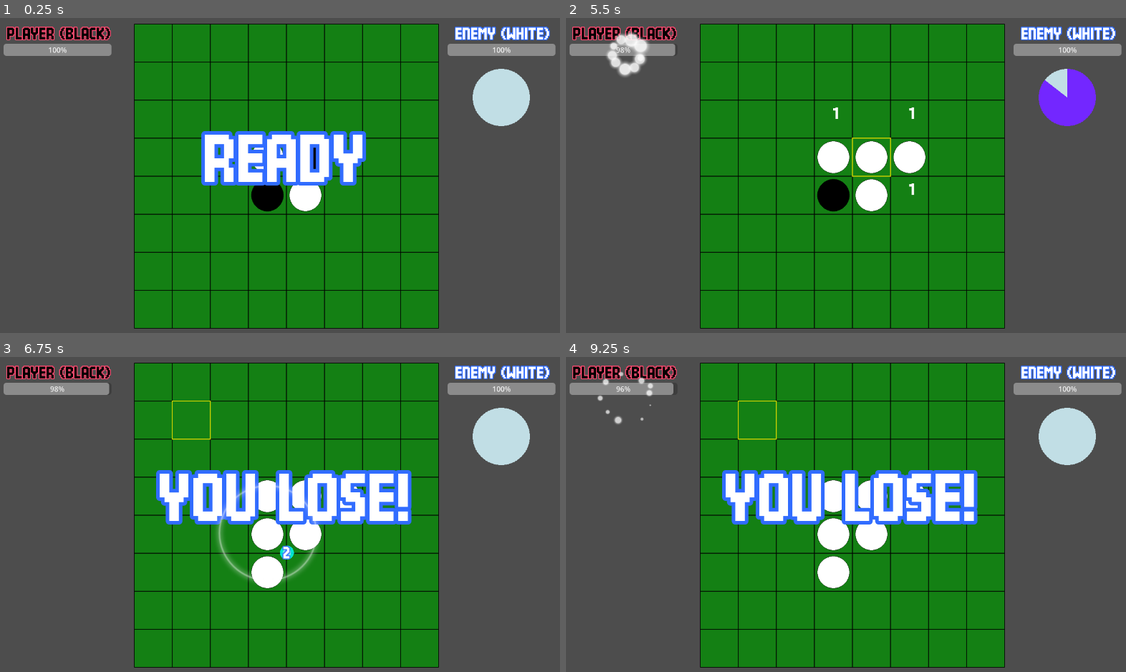
Above: before the commit, frames 1-4 (two rows, left to right).
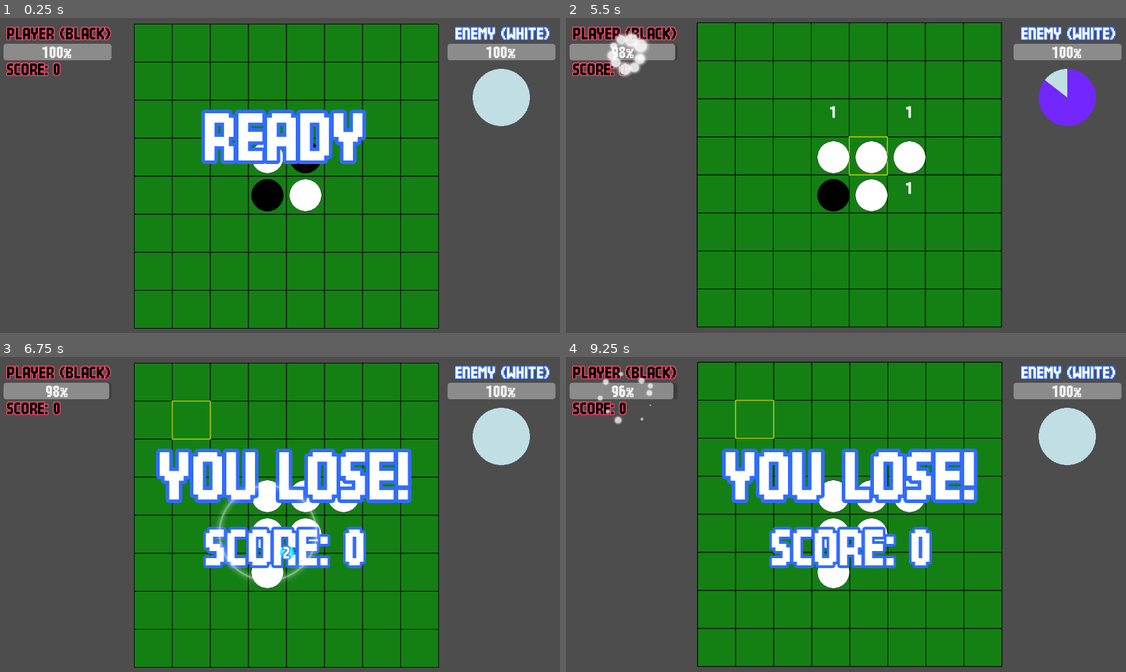
Above: after the commit, the same moments.

Repository: syun77/gd_realtime_reversi
Game: Godot game, scene res://src/scenes/Main.tscn
Two runs of this game, one before a commit and one after it. Both use one fixed random seed, a clock stepped at 60 frames per second and the inputs below.
Inputs (mouse positions are in pixels of both pictures, inside the frame that each line leads up to):
- Up to frame 1 (0.25 s): no input
- Up to frame 2 (5.5 s): tap Enter at 0.5 s; move the mouse to (980, 159) at 0.52 s; click (980, 159) at 0.6 s; move the mouse to (739, 191) at 1.27 s; click (739, 191) at 1.35 s; move the mouse to (907, 106) at 2.02 s; click (907, 106) at 2.1 s; move the mouse to (823, 241) at 2.77 s; click (823, 241) at 2.85 s; move the mouse to (1025, 225) at 3.52 s; click (1025, 225) at 3.6 s; move the mouse to (678, 128) at 4.27 s; click (678, 128) at 4.35 s; move the mouse to (879, 175) at 5.02 s; click (879, 175) at 5.1 s
- Up to frame 3 (6.75 s): move the mouse to (201, 435) at 5.77 s; click (201, 435) at 5.85 s; move the mouse to (414, 498) at 6.52 s; click (414, 498) at 6.6 s
- Up to frame 4 (9.25 s): move the mouse to (739, 530) at 7.27 s; click (739, 530) at 7.35 s; move the mouse to (907, 445) at 8.02 s; click (907, 445) at 8.1 s; move the mouse to (823, 580) at 8.77 s; click (823, 580) at 8.85 s

The runs differ from the first frame. In frame 1, 6.0% of the frame differs, in the area x 0-100%, y 9-54%; in frame 2, 8.8%; in frame 3, 11%; in frame 4, 16%, in the area x 0-100%, y 1-99%.

Commit message:
画面揺れを実装

Diff:
--- /dev/null
+++ b/gd-realtime-reversi/assets/fonts/new_label_settings_o6.tres
@@ -0,0 +1,9 @@
+[gd_resource type="LabelSettings" format=3 uid="uid://mmn4wwl2s8a"]
+
+[ext_resource type="FontFile" uid="uid://dvyg2kq2u0n3i" path="res://assets/fonts/x8y12pxDenkiChip.ttf" id="1_so3q3"]
+
+[resource]
+font = ExtResource("1_so3q3")
+font_size = 96
+outline_size = 24
+outline_color = Color(0.19236407, 0.42222854, 1, 1)
--- /dev/null
+++ b/gd-realtime-reversi/assets/fonts/progress_bar_settings.tres
@@ -0,0 +1,7 @@
+[gd_resource type="Theme" format=3 uid="uid://n8lkmxcv2amy"]
+
+[ext_resource type="FontFile" uid="uid://dvyg2kq2u0n3i" path="res://assets/fonts/x8y12pxDenkiChip.ttf" id="1_ide6m"]
+
+[resource]
+default_font = ExtResource("1_ide6m")
+default_font_size = 32
--- a/gd-realtime-reversi/src/scenes/Main.gd
+++ b/gd-realtime-reversi/src/scenes/Main.gd
@@ -2,9 +2,12 @@
 # ================================================
 # メインシーン.
 # ================================================
+class_name MainScene
+
 const TYPE_PLAYER := Disc.eType.BLACK # プレイヤーの石の種類.
 const TYPE_ENEMY := Disc.eType.WHITE # 敵の石の種類.
 const ENERGY_BALL_OBJ = preload("res://src/objects/EnergyBall.tscn") # エネルギーボールのシーン.
+const TIMER_SHAKE := 1.0 # 画面揺れ時間 (秒).
 
 # 状態.
 enum eState {
@@ -27,12 +30,27 @@
 @onready var _player_marker := %PlayerMarker # プレイヤーのHPマーカー (ユニークIDアクセスなのでこの記述で問題ない).
 @onready var _enemy_marker := %EnemyMarker # 敵のHPマーカー (ユニークIDアクセスなのでこの記述で問題ない).
 @onready var _label_caption := %LabelCaption # キャプションラベル (ユニークIDアクセスなのでこの記述で問題ない).
+@onready var _label_caption2 := %LabelCaption2 # キャプション2ラベル (ユニークIDアクセスなのでこの記述で問題ない).
+@onready var _player_score := %PlayerScore # プレイヤーのスコア表示 (ユニークIDアクセスなのでこの記述で問題ない).
+@onready var _btn_backtotitle := %BtnBackToTitle # タイトルに戻るボタン (ユニークIDアクセスなのでこの記述で問題ない).
+@onready var _enemy_uis:Node2D = %EnemyUIs # 敵のUI群 (ユニークIDアクセスなのでこの記述で問題ない).
+@onready var _camera := $Camera2D # カメラ.
 
 var _state := StateObj.new() # 状態オブジェクト.
 var _enemy_place_pos := Vector2i.ZERO
+var _score:int = 0 # スコア.
+var _enemy_uids_position:Vector2 # 敵のUI群の初期位置.
+
+# 揺れパラメータ.
+var _player_hit_shake_value:float = 0.0 # プレイヤーのヒットエフェクトの揺れ値.
+var _enemy_hit_shake_value:float = 0.0 # 敵のヒットエフェクトの揺れ値.
+var _player_hit_shake_timer:float = 0.0 # ヒットエフェクトの画面揺れ用タイマー.
+var _enemy_hit_shake_timer:float = 0.0 # ヒットエフェクトの画面揺れ用タイマー.
 
 # 開始.
 func _ready() -> void:
+	_enemy_uids_position = _enemy_uis.position # 敵のUI群の初期位置を保存.
+
 	# ゲームの初期化.
 	Common.init_game()
 
@@ -43,6 +61,9 @@
 		"particle": _particle_layer,
 		"energy": _energy_layer,
 	})
+	# Mainシーンの参照を登録.
+	Common.register_main(self)
+
 	# 盤面の登録.
 	Common.register_board(_board)
 
@@ -56,6 +77,7 @@
 
 # UIの初期化.
 func _init_ui() -> void:
+	_label_caption2.visible = false # リザルト用スコアは非表示.
 	_update_ui()
 
 # 更新.
@@ -77,6 +99,7 @@
 			# ゲーム終了の処理.
 			_update_game_end(delta)
 
+	_update_shake(delta) # 画面揺れの更新.
 	_update_ui() # UIの更新.
 
 # 更新 > 開始演出.
@@ -138,6 +161,7 @@
 		for pos2 in list:
 			_board.place_disc(pos2, TYPE_PLAYER, true) # 石を配置（ひっくり返す）
 		var damage = _board.get_last_damage() # ひっくり返した石の数からダメージを計算.
+		_score += damage # スコアにダメージを加算.
 		add_energy_ball(pos, TYPE_PLAYER, damage) # エネルギーボールを追加.
 
 		_update_hint() # ヒントの更新.
@@ -191,16 +215,31 @@
 func _update_game_end(_delta:float) -> void:
 	if _state.is_first():
 		# ゲーム終了時の処理.
-		var player_hp = Common.get_player_hp()
-		var enemy_hp = Common.get_enemy_hp()
-		var win = player_hp > enemy_hp
-		if player_hp == enemy_hp:
-			_label_caption.text = "DRAW!"
-		elif win == false:
+		# まずはコマの数を見る.
+		var cnt_player = _board.count_if(TYPE_PLAYER)
+		var cnt_enemy = _board.count_if(TYPE_ENEMY)
+		if cnt_player == 0:
 			_label_caption.text = "YOU LOSE!"
+		elif cnt_enemy == 0:
+			_label_caption.text = "YOU WIN!"
 		else:
-			_label_caption.text = "YOU WIN!"
+			# HPで判定.
+			var player_hp = Common.get_player_hp()
+			var enemy_hp = Common.get_enemy_hp()
+			if player_hp == enemy_hp:
+				# HPも同じなら引き分け.
+				_label_caption.text = "DRAW!"
+			var win = player_hp > enemy_hp
+			if win:
+				_label_caption.text = "YOU WIN!"
+			else:
+				_label_caption.text = "YOU LOSE!"
 		_label_caption.visible = true # キャプションを表示.
+		_label_caption2.visible = true # スコアを表示.
+		_label_caption2.text = "SCORE: " + str(_score) # スコアを表示.
+		_btn_backtotitle.visible = false # 一定時間非表示にする.
+	if _state.get_timer() > 3.0:
+		_btn_backtotitle.visible = true # タイトルに戻るボタンを表示.
 
 # 敵のATBゲージの更新.
 func _update_enemy_atb(delta:float) -> void:
@@ -225,12 +264,44 @@
 func _update_hint() -> void:
 	_board.update_board_hint_all()
 
+# カメラの更新.
+func _update_shake(delta:float) -> void:
+	if _player_hit_shake_timer:
+		var amount = _player_hit_shake_value
+		var rate = _player_hit_shake_timer / TIMER_SHAKE
+		var mul = 1.0
+		if _state.get_counter() % 4 < 2:
+			mul = -1.0
+		_camera.offset = Vector2(amount * rate * mul, amount * 0.5 * randf_range(0, rate)) # ランダムなオフセットを与える.
+
+		_player_hit_shake_timer -= delta
+		if _player_hit_shake_timer < 0:
+			_player_hit_shake_timer = 0
+	else:
+		_camera.offset = Vector2.ZERO # 揺れが終わったらオフセットを元に戻す.
+
+	if _enemy_hit_shake_timer:
+		var amount = _enemy_hit_shake_value
+		var rate = _enemy_hit_shake_timer / TIMER_SHAKE
+		var mul = 1.0
+		if _state.get_counter() % 4 < 2:
+			mul = -1.0
+		_enemy_uis.position = _enemy_uids_position + Vector2(amount * rate * mul, amount * 0.5 * randf_range(0, rate)) # ランダムなオフセットを与える.
+
+		_enemy_hit_shake_timer -= delta
+		if _enemy_hit_shake_timer < 0:
+			_enemy_hit_shake_timer = 0
+	else:
+		_enemy_uis.position = _enemy_uids_position # 揺れが終わったらオフセットを元に戻す.
+
 # UIの更新.
 func _update_ui() -> void:
 	# HPバーの更新.
 	_player_hp_bar.value = Common.get_player_hp()
 	_enemy_hp_bar.value = Common.get_enemy_hp()
 	_enemy_atb_bar.value = Common.get_enemy_atb()
+	# スコアの反映.
+	_player_score.text = "SCORE: " + str(_score)
 
 # ターゲット座標の取得.
 func _get_target_pos(type:Disc.eType) -> Vector2:
@@ -239,3 +310,26 @@
 	elif type == TYPE_ENEMY:
 		return _player_marker.global_position
 	return Vector2.ZERO
+
+# タイトルに戻るボタン.
+func _on_btn_back_to_title_pressed() -> void:
+	get_tree().change_scene_to_file("res://src/scenes/Title.tscn") # タイトルシーンに戻る.
+
+
+# ------------------------------------------------
+# static functions
+# ------------------------------------------------
+static func request_damage_shake(type:Disc.eType, amount:int) -> void:
+	var scene = Common.get_main()
+
+	if amount <= 8:
+		amount = 8 # 最小限の揺れは確保.
+	if amount > 32:
+		amount = 32 # 最大限の揺れも確保.
+
+	if type == TYPE_ENEMY:
+		scene._player_hit_shake_timer = TIMER_SHAKE
+		scene._player_hit_shake_value = amount # ダメージ量に応じて揺れ値を設定.
+	elif type == TYPE_PLAYER:
+		scene._enemy_hit_shake_timer = TIMER_SHAKE
+		scene._enemy_hit_shake_value = amount # ダメージ量に応じて揺れ値を設定.
--- a/gd-realtime-reversi/src/scenes/Main.tscn
+++ b/gd-realtime-reversi/src/scenes/Main.tscn
@@ -4,8 +4,16 @@
 [ext_resource type="PackedScene" uid="uid://xpog626msnc7" path="res://src/objects/Board.tscn" id="2_akft7"]
 [ext_resource type="LabelSettings" uid="uid://d0qqg0ite655m" path="res://assets/fonts/label_white.tres" id="3_1hqvy"]
 [ext_resource type="LabelSettings" uid="uid://ckl042fne6y8q" path="res://assets/fonts/label_black.tres" id="3_w8f5i"]
+[ext_resource type="FontFile" uid="uid://dvyg2kq2u0n3i" path="res://assets/fonts/x8y12pxDenkiChip.ttf" id="4_1hqvy"]
+[ext_resource type="Theme" uid="uid://n8lkmxcv2amy" path="res://assets/fonts/progress_bar_settings.tres" id="4_ovvnk"]
 [ext_resource type="Texture2D" uid="uid://bknjm77rtcedm" path="res://assets/ui/circle.png" id="5_w8f5i"]
 [ext_resource type="LabelSettings" uid="uid://blkn7yjg37rd1" path="res://assets/fonts/label_settings.tres" id="6_1cauq"]
+[ext_resource type="LabelSettings" uid="uid://mmn4wwl2s8a" path="res://assets/fonts/new_label_settings_o6.tres" id="7_b1cw4"]
+
+[sub_resource type="Theme" id="Theme_6hvhb"]
+default_font = ExtResource("4_1hqvy")
+default_font_size = 48
+Label/fonts/font = ExtResource("4_1hqvy")
 
 [node name="Main" type="Node2D" unique_id=267920379]
 script = ExtResource("1_x4os5")
@@ -31,36 +39,51 @@
 offset_top = 64.0
 offset_right = 249.0
 offset_bottom = 91.0
+theme = ExtResource("4_ovvnk")
 
 [node name="PlayerMarker" type="Marker2D" parent="UILayer/PlayerHPBar" unique_id=724969449]
 unique_name_in_owner = true
 position = Vector2(120, 16)
 
-[node name="Enemy" type="Label" parent="UILayer" unique_id=427622648]
-offset_left = 1000.0
+[node name="PlayerScore" type="Label" parent="UILayer" unique_id=1317484629]
+unique_name_in_owner = true
+offset_left = 16.0
+offset_top = 104.0
+offset_right = 120.0
+offset_bottom = 137.0
+text = "SCORE: 0"
+label_settings = ExtResource("3_w8f5i")
+
+[node name="EnemyUIs" type="Node2D" parent="UILayer" unique_id=1028967398]
+unique_name_in_owner = true
+position = Vector2(1128, 0)
+
+[node name="Enemy" type="Label" parent="UILayer/EnemyUIs" unique_id=427622648]
+offset_left = -128.0
 offset_top = 24.0
-offset_right = 1248.0
+offset_right = 120.0
 offset_bottom = 57.0
 text = "ENEMY (WHITE)"
 label_settings = ExtResource("3_1hqvy")
 horizontal_alignment = 1
 
-[node name="EnemyHPBar" type="ProgressBar" parent="UILayer" unique_id=1318774772]
+[node name="EnemyHPBar" type="ProgressBar" parent="UILayer/EnemyUIs" unique_id=1318774772]
 unique_name_in_owner = true
-offset_left = 1000.0
+offset_left = -128.0
 offset_top = 64.0
-offset_right = 1241.0
-offset_bottom = 91.0
+offset_right = 113.0
+offset_bottom = 101.0
+theme = ExtResource("4_ovvnk")
 
-[node name="EnemyMarker" type="Marker2D" parent="UILayer/EnemyHPBar" unique_id=1739476087]
+[node name="EnemyMarker" type="Marker2D" parent="UILayer/EnemyUIs/EnemyHPBar" unique_id=1739476087]
 unique_name_in_owner = true
 position = Vector2(120, 16)
 
-[node name="EnemyATBBar" type="TextureProgressBar" parent="UILayer" unique_id=1449477255]
+[node name="EnemyATBBar" type="TextureProgressBar" parent="UILayer/EnemyUIs" unique_id=1449477255]
 unique_name_in_owner = true
-offset_left = 1056.0
+offset_left = -72.0
 offset_top = 120.0
-offset_right = 1184.0
+offset_right = 56.0
 offset_bottom = 248.0
 step = 0.1
 fill_mode = 4
@@ -71,14 +94,40 @@
 
 [node name="LabelCaption" type="Label" parent="UILayer" unique_id=1640133827]
 unique_name_in_owner = true
-offset_top = 192.0
+offset_top = 144.0
 offset_right = 1280.0
-offset_bottom = 448.0
+offset_bottom = 400.0
 text = "READY"
 label_settings = ExtResource("6_1cauq")
 horizontal_alignment = 1
 vertical_alignment = 1
 
+[node name="LabelCaption2" type="Label" parent="UILayer/LabelCaption" unique_id=1129741806]
+unique_name_in_owner = true
+layout_mode = 0
+offset_top = 160.0
+offset_right = 1280.0
+offset_bottom = 416.0
+text = "SCORE: 0 "
+label_settings = ExtResource("7_b1cw4")
+horizontal_alignment = 1
+vertical_alignment = 1
+
+[node name="BtnBackToTitle" type="Button" parent="UILayer/LabelCaption/LabelCaption2" unique_id=1892412800]
+unique_name_in_owner = true
+layout_mode = 0
+offset_left = 480.0
+offset_top = 208.0
+offset_right = 800.0
+offset_bottom = 264.0
+theme = SubResource("Theme_6hvhb")
+text = "BACK TO TITLE"
+
 [node name="EnergyLayer" type="CanvasLayer" parent="." unique_id=745612322]
 
 [node name="ParticleLayer" type="CanvasLayer" parent="." unique_id=642894943]
+
+[node name="Camera2D" type="Camera2D" parent="." unique_id=1636231489]
+anchor_mode = 0
+
+[connection signal="pressed" from="UILayer/LabelCaption/LabelCaption2/BtnBackToTitle" to="." method="_on_btn_back_to_title_pressed"]
--- /dev/null
+++ b/gd-realtime-reversi/src/scenes/Title.gd
@@ -0,0 +1,9 @@
+extends Node2D
+# ================================================
+# タイトルシーン.
+# ================================================
+#@onready var _btn_start := $BtnStart # スタートボタン.
+
+# メインゲーム開始.
+func _on_btn_start_pressed() -> void:
+	get_tree().change_scene_to_file("res://src/scenes/Main.tscn") # メインゲームシーンに移行.
--- /dev/null
+++ b/gd-realtime-reversi/src/scenes/Title.tscn
@@ -0,0 +1,29 @@
+[gd_scene format=3 uid="uid://bi3jv6a235d87"]
+
+[ext_resource type="Script" uid="uid://gp3o566g3pw0" path="res://src/scenes/Title.gd" id="1_41bgn"]
+[ext_resource type="Theme" uid="uid://n8lkmxcv2amy" path="res://assets/fonts/progress_bar_settings.tres" id="1_lhblf"]
+[ext_resource type="LabelSettings" uid="uid://blkn7yjg37rd1" path="res://assets/fonts/label_settings.tres" id="2_uwv3b"]
+
+[node name="Title" type="Node2D" unique_id=97402598]
+script = ExtResource("1_41bgn")
+
+[node name="Label" type="Label" parent="." unique_id=1413187594]
+offset_left = 8.0
+offset_top = 160.0
+offset_right = 1288.0
+offset_bottom = 440.0
+text = "REAL-TIME
+REVERSI"
+label_settings = ExtResource("2_uwv3b")
+horizontal_alignment = 1
+vertical_alignment = 1
+
+[node name="BtnStart" type="Button" parent="." unique_id=1712034895]
+offset_left = 552.0
+offset_top = 488.0
+offset_right = 736.0
+offset_bottom = 529.0
+theme = ExtResource("1_lhblf")
+text = "GAME START"
+
+[connection signal="pressed" from="BtnStart" to="." method="_on_btn_start_pressed"]
--- a/gd-realtime-reversi/src/utils/Common.gd
+++ b/gd-realtime-reversi/src/utils/Common.gd
@@ -9,6 +9,7 @@
 const MAX_ATB := 100 # ATBゲージの最大値.
 
 static var _layers:Dictionary[String, CanvasLayer] = {} # レイヤー管理用マップ.
+static var _main:MainScene = null # Mainシーンの参照.
 static var _board:Board = null # 盤面クラスの参照.
 static var _player_hp:int = DEFAULT_PLAYER_HP # プレイヤーのHP.
 static var _enemy_hp:int = DEFAULT_ENEMY_HP	 # 敵のHP.
@@ -36,8 +37,10 @@
 static func damage(type:Disc.eType, amount:int) -> void:
 	if type == Disc.eType.WHITE:
 		_player_hp = max(0, _player_hp - amount)
+		MainScene.request_damage_shake(type, amount)
 	elif type == Disc.eType.BLACK:
 		_enemy_hp = max(0, _enemy_hp - amount)
+		MainScene.request_damage_shake(type, amount)
 
 # レイヤーの取得
 static func get_layer(layer_name:String) -> CanvasLayer:
@@ -56,3 +59,11 @@
 # 盤面クラスの参照を取得.
 static func get_board() -> Board:
 	return _board
+
+# Mainシーンの参照を登録.
+static func register_main(scene:MainScene) -> void:
+	_main = scene
+
+# Mainシーンの参照を取得.
+static func get_main() -> MainScene:
+	return _main
--- a/gd-realtime-reversi/src/utils/stateobj.gd
+++ b/gd-realtime-reversi/src/utils/stateobj.gd
@@ -6,6 +6,7 @@
 # ================================================
 class_name StateObj
 
+var _counter:int = 0 # フレームカウンター.
 var _state:int = 0 # 状態を表す整数値.
 var _next_state:int = 0 # 次の状態を表す整数値.
 var _timer:float = 0 # 状態の経過時間.
@@ -20,6 +21,7 @@
 	else:
 		_is_first_frame = false
 	_timer += delta
+	_counter += 1
 
 # 状態変更.
 func change_state(new_state:int) -> void:
@@ -27,6 +29,7 @@
 		return
 	_next_state = new_state
 	_timer = 0
+	_counter = 0
 
 func change(new_state:int) -> void:
 	change_state(new_state)
@@ -38,6 +41,10 @@
 # タイマーを取得.
 func get_timer() -> float:
 	return _timer
+
+# フレームカウンターを取得.
+func get_counter() -> int:
+	return _counter
 
 # 状態を遷移して最初かどうか.
 func is_first() -> bool:
Not shown, added: gd-realtime-reversi/src/scenes/Title.gd.uid
